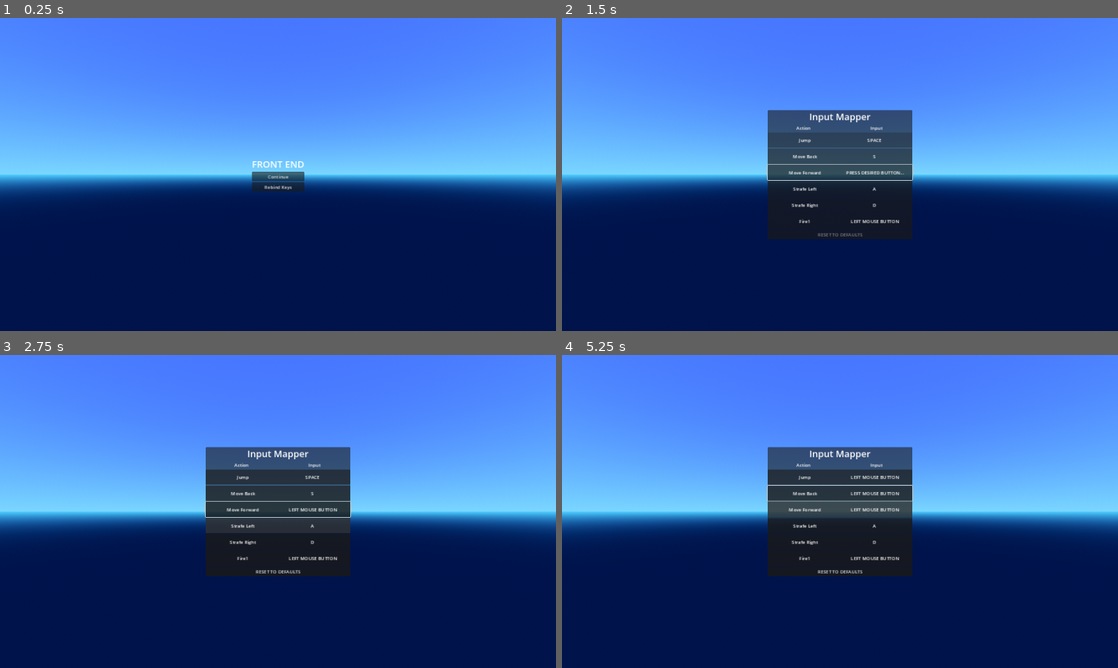
Above: before the commit, frames 1-4 (two rows, left to right).
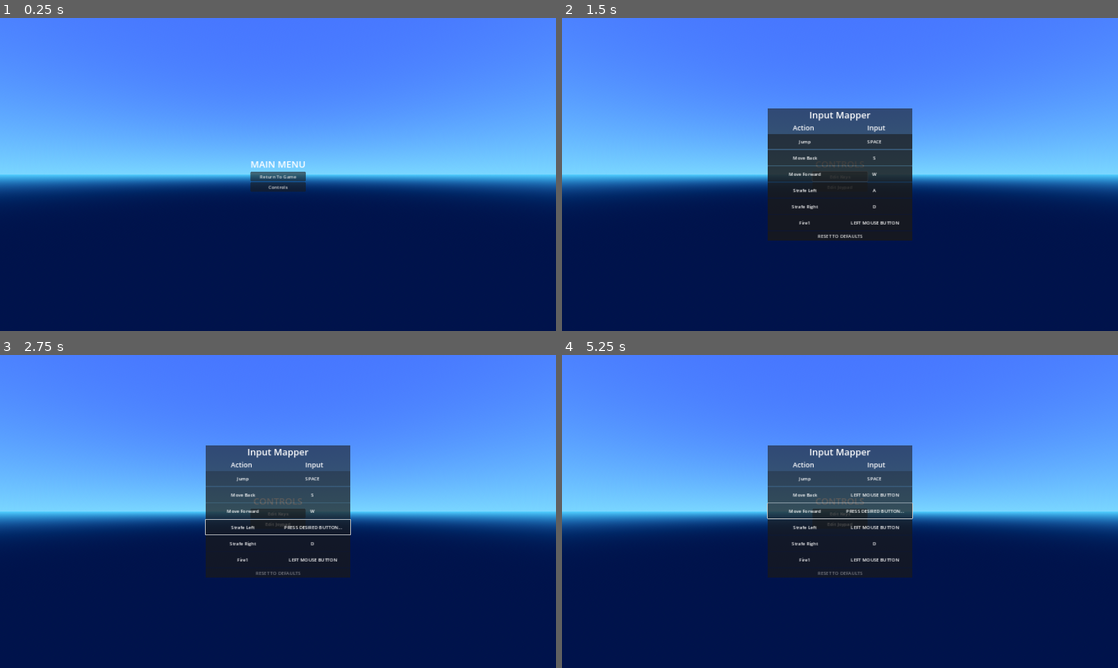
Above: after the commit, the same moments.

Repository: ditherworks/ditherworks_tools
Game: Godot game, scene res://demo/scenes/demo_world.tscn
The game is run twice, just before and just after one commit, with the same random seed, the same clock (stepped at 60 frames per second) and the same inputs.
Inputs (mouse positions are in pixels of both pictures, inside the frame that each line leads up to):
- Up to frame 1 (0.25 s): no input
- Up to frame 2 (1.5 s): click (840, 187) at 0.5 s, where only the run before the commit has a clickable "Rebind Keys"; click (840, 177) at 1.25 s, where only the run after the commit has a clickable "Edit Keys"
- Up to frame 3 (2.75 s): click (278, 524) at 2 s, where only the run after the commit has a clickable "Edit Joypad"
- Up to frame 4 (5.25 s): click (840, 477) at 2.77 s; click (840, 495) at 3.52 s; click (840, 492) at 4.27 s; click (840, 511) at 5.02 s

The runs differ from the first frame. In frame 1, 0.3% of the frame differs, in the area x 45-55%, y 45-56%; in frame 2, 4.5%; in frame 3, 4.6%, in the area x 36-64%, y 28-72%; in frame 4, 4.1%.

Commit message:
input mapper
- controls screen now has a choice of two input mappers (key or pad)
- added button icons ready for button mappings

Diff:
--- a/demo/scenes/front_end/controls_screen.tscn
+++ b/demo/scenes/front_end/controls_screen.tscn
@@ -1,9 +1,12 @@
-[gd_scene load_steps=3 format=3 uid="uid://b7lotouy73xyv"]
+[gd_scene load_steps=4 format=3 uid="uid://b7lotouy73xyv"]
 
 [ext_resource type="Script" path="res://demo/scripts/front_end/controls_screen.gd" id="1_k2b8g"]
 [ext_resource type="PackedScene" uid="uid://bb3370ysyn8d6" path="res://demo/scenes/front_end/input_mapper.tscn" id="2_eka2q"]
 
-[node name="ControlsScreen" type="Control" node_paths=PackedStringArray("_key_mapper")]
+[sub_resource type="LabelSettings" id="LabelSettings_dmouo"]
+font_size = 32
+
+[node name="ControlsScreen" type="Control" node_paths=PackedStringArray("_key_button", "_pad_button", "_key_mapper", "_pad_mapper")]
 layout_mode = 3
 anchors_preset = 15
 anchor_right = 1.0
@@ -11,9 +14,46 @@
 grow_horizontal = 2
 grow_vertical = 2
 script = ExtResource("1_k2b8g")
-_key_mapper = NodePath("InputMapper")
+_key_button = NodePath("VBoxContainer/ButtonList/Keys")
+_pad_button = NodePath("VBoxContainer/ButtonList/Pad")
+_key_mapper = NodePath("KeyMapper")
+_pad_mapper = NodePath("PadMapper")
 
-[node name="InputMapper" parent="." instance=ExtResource("2_eka2q")]
+[node name="VBoxContainer" type="VBoxContainer" parent="."]
+layout_mode = 1
+anchors_preset = 8
+anchor_left = 0.5
+anchor_top = 0.5
+anchor_right = 0.5
+anchor_bottom = 0.5
+offset_left = -95.0
+offset_top = -57.5
+offset_right = 95.0
+offset_bottom = 57.5
+grow_horizontal = 2
+grow_vertical = 2
+
+[node name="Label" type="Label" parent="VBoxContainer"]
+layout_mode = 2
+text = "CONTROLS"
+label_settings = SubResource("LabelSettings_dmouo")
+horizontal_alignment = 1
+vertical_alignment = 1
+
+[node name="ButtonList" type="VBoxContainer" parent="VBoxContainer"]
+layout_mode = 2
+
+[node name="Keys" type="Button" parent="VBoxContainer/ButtonList"]
+layout_mode = 2
+text = "Edit Keys"
+
+[node name="Pad" type="Button" parent="VBoxContainer/ButtonList"]
+layout_mode = 2
+text = "Edit Joypad
+"
+
+[node name="KeyMapper" parent="." instance=ExtResource("2_eka2q")]
+visible = false
 layout_mode = 1
 anchors_preset = 8
 anchor_left = 0.5
@@ -26,3 +66,18 @@
 offset_bottom = 81.5
 grow_horizontal = 2
 grow_vertical = 2
+
+[node name="PadMapper" parent="." instance=ExtResource("2_eka2q")]
+visible = false
+layout_mode = 1
+anchors_preset = 8
+anchor_left = 0.5
+anchor_top = 0.5
+anchor_right = 0.5
+anchor_bottom = 0.5
+offset_left = -250.0
+offset_top = -81.5
+offset_right = 250.0
+offset_bottom = 81.5
+grow_horizontal = 2
+grow_vertical = 2
--- a/demo/scenes/front_end/input_mapper.tscn
+++ b/demo/scenes/front_end/input_mapper.tscn
@@ -1,10 +1,13 @@
-[gd_scene load_steps=4 format=3 uid="uid://bb3370ysyn8d6"]
+[gd_scene load_steps=5 format=3 uid="uid://bb3370ysyn8d6"]
 
 [ext_resource type="Script" path="res://input_mapper/input_mapper.gd" id="1_bk6er"]
 [ext_resource type="PackedScene" uid="uid://dcnp3ohf2aqf0" path="res://demo/scenes/front_end/input_mapper_button.tscn" id="2_gsnpu"]
 
 [sub_resource type="LabelSettings" id="LabelSettings_f65lp"]
 font_size = 32
+
+[sub_resource type="LabelSettings" id="LabelSettings_vn2kw"]
+font_size = 24
 
 [node name="InputMapper" type="PanelContainer" node_paths=PackedStringArray("_buttons_parent", "_reset_button")]
 offset_right = 500.0
@@ -39,6 +42,7 @@
 layout_mode = 2
 size_flags_horizontal = 3
 text = "Action"
+label_settings = SubResource("LabelSettings_vn2kw")
 horizontal_alignment = 1
 vertical_alignment = 1
 
@@ -46,6 +50,7 @@
 layout_mode = 2
 size_flags_horizontal = 3
 text = "Input"
+label_settings = SubResource("LabelSettings_vn2kw")
 horizontal_alignment = 1
 vertical_alignment = 1
 
--- a/demo/scenes/front_end/main_menu.tscn
+++ b/demo/scenes/front_end/main_menu.tscn
@@ -5,7 +5,7 @@
 [sub_resource type="LabelSettings" id="LabelSettings_xvisf"]
 font_size = 32
 
-[node name="MainMenu" type="Control" node_paths=PackedStringArray("_continue_button", "_rebind_button")]
+[node name="MainMenu" type="Control" node_paths=PackedStringArray("_continue_button", "_controls_button")]
 layout_mode = 3
 anchors_preset = 15
 anchor_right = 1.0
@@ -14,7 +14,7 @@
 grow_vertical = 2
 script = ExtResource("1_bdd70")
 _continue_button = NodePath("VBoxContainer/ButtonList/Continue")
-_rebind_button = NodePath("VBoxContainer/ButtonList/Rebind")
+_controls_button = NodePath("VBoxContainer/ButtonList/Controls")
 
 [node name="VBoxContainer" type="VBoxContainer" parent="."]
 layout_mode = 1
@@ -32,7 +32,7 @@
 
 [node name="Label" type="Label" parent="VBoxContainer"]
 layout_mode = 2
-text = "FRONT END"
+text = "MAIN MENU"
 label_settings = SubResource("LabelSettings_xvisf")
 horizontal_alignment = 1
 vertical_alignment = 1
@@ -42,9 +42,9 @@
 
 [node name="Continue" type="Button" parent="VBoxContainer/ButtonList"]
 layout_mode = 2
-text = "Continue"
+text = "Return To Game"
 
-[node name="Rebind" type="Button" parent="VBoxContainer/ButtonList"]
+[node name="Controls" type="Button" parent="VBoxContainer/ButtonList"]
 layout_mode = 2
-text = "Rebind Keys
+text = "Controls
 "
--- a/demo/scenes/hud.tscn
+++ b/demo/scenes/hud.tscn
@@ -1,7 +1,7 @@
 [gd_scene load_steps=3 format=3 uid="uid://c3jkcd853ef07"]
 
 [ext_resource type="Script" path="res://demo/scripts/demo_hud.gd" id="1_7rh4a"]
-[ext_resource type="Texture2D" uid="uid://bp35dst14hmck" path="res://demo/materials/logo_ditherworks.png" id="1_o6pbb"]
+[ext_resource type="Texture2D" uid="uid://bp35dst14hmck" path="res://demo/materials/ui/logo_ditherworks.png" id="1_o6pbb"]
 
 [node name="Hud" type="Control"]
 layout_mode = 3
@@ -13,7 +13,8 @@
 mouse_filter = 1
 script = ExtResource("1_7rh4a")
 
-[node name="TextureRect" type="TextureRect" parent="."]
+[node name="Logo" type="TextureRect" parent="."]
+self_modulate = Color(1, 1, 1, 0.427451)
 layout_mode = 1
 anchors_preset = 1
 anchor_left = 1.0
--- a/demo/scripts/front_end/controls_screen.gd
+++ b/demo/scripts/front_end/controls_screen.gd
@@ -6,22 +6,33 @@
 # Enums
 # Constants
 # Members
+@export var _key_button : Button
+@export var _pad_button : Button
+
 @export var _key_mapper : InputMapper
+@export var _pad_mapper : InputMapper
 
 
 # Default Callbacks
+func _ready() -> void:
+	_key_button.pressed.connect(_button_pressed.bind(_key_button))
+	_pad_button.pressed.connect(_button_pressed.bind(_pad_button))
+
+
 func _input(event: InputEvent) -> void:
 	var key := event as InputEventKey
 	if key and key.pressed and key.keycode == KEY_ESCAPE:
-		_front_end.go_back()
+		if _key_mapper.visible:
+			_key_mapper.activate(false)
+		elif _pad_mapper.visible:
+			_pad_mapper.activate(false)
+		else:
+			_front_end.go_back()
 		accept_event()
 
 
 # Public Functions
-func exit() -> void:
-	super()
-
-	_key_mapper.save()
-
-
 # Private Functions
+func _button_pressed(button: Button) -> void:
+	if button == _key_button:
+		_key_mapper.activate()
--- a/demo/scripts/front_end/main_screen.gd
+++ b/demo/scripts/front_end/main_screen.gd
@@ -8,13 +8,13 @@
 # Members
 @export var _controls_screen : MenuScreen
 @export var _continue_button : Button
-@export var _rebind_button : Button
+@export var _controls_button : Button
 
 
 # Default Callbacks
 func _ready() -> void:
 	_continue_button.pressed.connect(_button_pressed.bind(_continue_button))
-	_rebind_button.pressed.connect(_button_pressed.bind(_rebind_button))
+	_controls_button.pressed.connect(_button_pressed.bind(_controls_button))
 
 
 func _input(event: InputEvent) -> void:
@@ -29,5 +29,5 @@
 func _button_pressed(button: Button) -> void:
 	if button == _continue_button:
 		g_game.switch_to_world()
-	if button == _rebind_button:
+	if button == _controls_button:
 		_front_end.goto_screen(_controls_screen)
--- a/input_mapper/input_data.gd
+++ b/input_mapper/input_data.gd
@@ -26,7 +26,6 @@
 
 
 func apply() -> void:
-	print(_mappings)
 	for action in _mappings:
 		InputMap.action_erase_events(action)
 		for event in _mappings[action]:
--- /dev/null
+++ b/input_mapper/input_icons.gd
@@ -0,0 +1,2 @@
+class_name InputIcons
+extends Resource
--- a/input_mapper/input_mapper.gd
+++ b/input_mapper/input_mapper.gd
@@ -30,7 +30,16 @@
 
 
 # Public Functions
-func save() -> void:
+func activate(enable := true) -> void:
+	visible = enable
+	set_process_input(enable)
+
+	if not enable:
+		_save()
+
+
+# Private Functions
+func _save() -> void:
 	if not _dirty:
 		return
 
@@ -40,7 +49,6 @@
 	_dirty = false
 
 
-# Private Functions
 func _load() -> void:
 	if not ResourceLoader.exists(FILE_PATH, "InputData"):
 		print("no InputData to load")
--- a/project.godot
+++ b/project.godot
@@ -80,6 +80,7 @@
 shoot={
 "deadzone": 0.5,
 "events": [Object(InputEventMouseButton,"resource_local_to_scene":false,"resource_name":"","device":-1,"window_id":0,"a …(258 unchanged characters)…
+, Object(InputEventJoypadButton,"resource_local_to_scene":false,"resource_name":"","device":-1,"button_index":10,"pressure":0.0,"pressed":true,"script":null)
 ]
 }
 pause={
Binary file added: demo/materials/ui/buttons_pc/steamdeck_button_a.png
Not shown, added: demo/materials/ui/buttons_pc/steamdeck_button_a.png.import
Binary file added: demo/materials/ui/buttons_pc/steamdeck_button_b.png
Not shown, added: demo/materials/ui/buttons_pc/steamdeck_button_b.png.import
Binary file added: demo/materials/ui/buttons_pc/steamdeck_button_r1.png
Not shown, changed: demo/materials/ui/buttons_pc/steamdeck_button_r1.png.import
Binary file added: demo/materials/ui/buttons_pc/steamdeck_button_x.png
Not shown, added: demo/materials/ui/buttons_pc/steamdeck_button_x.png.import
Binary file added: demo/materials/ui/buttons_pc/steamdeck_button_y.png
Not shown, added: demo/materials/ui/buttons_pc/steamdeck_button_y.png.import
Binary file added: demo/materials/ui/buttons_pc/steamdeck_stick_l.png
Not shown, added: demo/materials/ui/buttons_pc/steamdeck_stick_l.png.import
(and 4 more such lines)
